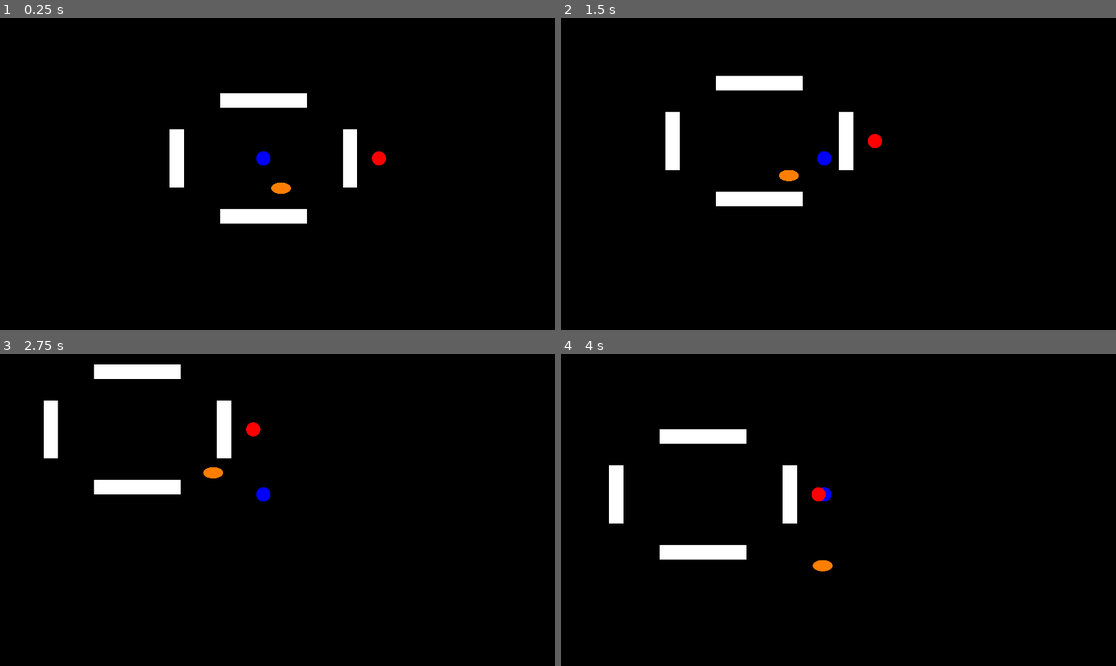
Above: before the commit, frames 1-4 (two rows, left to right).
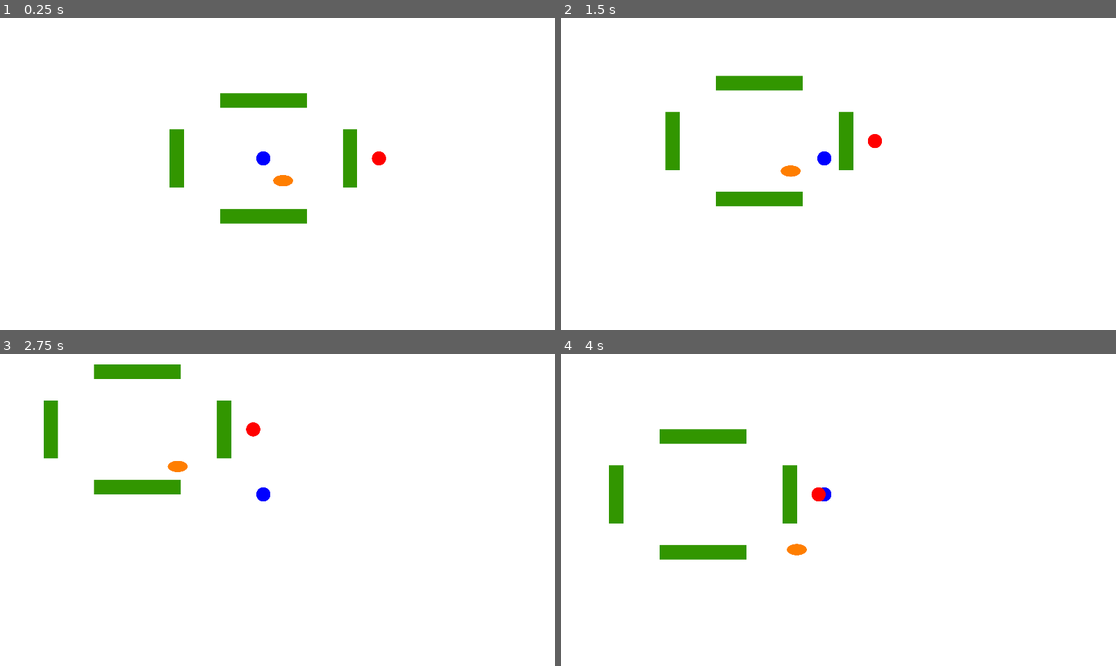
Above: after the commit, the same moments.

Repository: pt50hgm/DogMaze
Game: Godot game, scene res://Scenes/Game Scenes/Main.tscn
Two runs of this game, one before a commit and one after it. Both use one fixed random seed, a clock stepped at 60 frames per second and the inputs below.
Inputs (mouse positions are in pixels of both pictures, inside the frame that each line leads up to):
- Up to frame 1 (0.25 s): no input
- Up to frame 2 (1.5 s): move the mouse to (960, 158) at 0.52 s; hold Right (right) 0.53-1.28 s; move the mouse to (727, 189) at 1.27 s; hold Down (down) from 1.28 s (still down)
- Up to frame 3 (2.75 s): move the mouse to (333, 441) at 2.02 s; release Down (down) at 2.03 s; hold Right (right) from 2.03 s (still down)
- Up to frame 4 (4 s): move the mouse to (810, 572) at 2.77 s; release Right (right) at 2.78 s; hold W (up) 2.78-3.53 s; move the mouse to (1005, 556) at 3.52 s; hold A (left) from 3.53 s (still down)

The runs differ from the first frame. In frame 1, 100% of the frame differs, in the area x 0-100%, y 0-100%; in frame 2, 100%; in frame 3, 100%; in frame 4, 100%.

Commit message:
Lighting
-Implemented Light2D and automated lightocclusion for obstacles

Diff:
--- a/Scenes/Game Scenes/Main.tscn
+++ b/Scenes/Game Scenes/Main.tscn
@@ -8,17 +8,21 @@
 [ext_resource path="res://Scripts/NavPoly.gd" type="Script" id=6]
 
 [sub_resource type="NavigationPolygon" id=1]
-vertices = PoolVector2Array( 200, 275, 225, 150, 375, 150, 1000, 1000, 200, 125, 1000, -1000, 375, -150, 200, -125, 200, -275, 225, -150, -225, 150, -225, -150, -200, 125, -200, 275, -200, -125, -200, -275, -1000, 1000, -1000, -1000, -375, -150, -375, 150 )
-polygons = [ PoolIntArray( 0, 1, 2, 3 ), PoolIntArray( 1, 0, 4 ), PoolIntArray( 5, 3, 2, 6 ), PoolIntArray( 7, 8, 9, 1 ), PoolIntArray( 7, 1, 4 ), PoolIntArray( 10, 11, 12, 13 ), PoolIntArray( 14, 7, 4, 12 ), PoolIntArray( 14, 12, 11 ), PoolIntArray( 15, 14, 11 ), PoolIntArray( 0, 3, 16, 13 ), PoolIntArray( 6, 9, 8, 5 ), PoolIntArray( 17, 5, 8, 15 ), PoolIntArray( 15, 11, 18, 17 ), PoolIntArray( 16, 17, 18, 19 ), PoolIntArray( 13, 16, 19, 10 ) ]
-outlines = [ PoolVector2Array( -1000, -1000, 1000, -1000, 1000, 1000, -1000, 1000 ), PoolVector2Array( -375, -150, -225, -150, -225, 150, -375, 150 ), PoolVector2Array( 225, -150, 375, -150, 375, 150, 225, 150 ), PoolVector2Array( -200, -275, 200, -275, 200, -125, -200, -125 ), PoolVector2Array( -200, 125, 200, 125, 200, 275, -200, 275 ) ]
+vertices = PoolVector2Array( 190, 265, 235, 140, 365, 140, 1000, 1000, 190, 135, 1000, -1000, 365, -140, 190, -135, 190, -265, 235, -140, -190, -135, -235, 140, -235, -140, -190, 135, -190, 265, -190, -265, -1000, 1000, -1000, -1000, -365, -140, -365, 140 )
+polygons = [ PoolIntArray( 0, 1, 2, 3 ), PoolIntArray( 1, 0, 4 ), PoolIntArray( 5, 3, 2, 6 ), PoolIntArray( 7, 8, 9, 1 ), PoolIntArray( 7, 1, 4, 10 ), PoolIntArray( 11, 12, 13, 14 ), PoolIntArray( 10, 4, 13, 12 ), PoolIntArray( 15, 10, 12 ), PoolIntArray( 0, 3, 16, 14 ), PoolIntArray( 6, 9, 8, 5 ), PoolIntArray( 17, 5, 8, 15 ), PoolIntArray( 15, 12, 18, 17 ), PoolIntArray( 16, 17, 18, 19 ), PoolIntArray( 14, 16, 19, 11 ) ]
+outlines = [ PoolVector2Array( -1000, -1000, 1000, -1000, 1000, 1000, -1000, 1000 ), PoolVector2Array( -365, -140, -235, -140, -235, 140, -365, 140 ), PoolVector2Array( 235, -140, 365, -140, 365, 140, 235, 140 ), PoolVector2Array( -190, -265, 190, -265, 190, -135, -190, -135 ), PoolVector2Array( -190, 135, 190, 135, 190, 265, -190, 265 ) ]
 
 [node name="Main" type="Node2D"]
 
 [node name="Maze" type="Node2D" parent="."]
 
 [node name="Background" type="Sprite" parent="Maze"]
-self_modulate = Color( 0, 0, 0, 1 )
-position = Vector2( -20, 17 )
+modulate = Color( 0, 0, 0, 1 )
+scale = Vector2( 100, 100 )
+z_index = -100
+texture = ExtResource( 1 )
+
+[node name="Floor" type="Sprite" parent="Maze"]
 scale = Vector2( 100, 100 )
 texture = ExtResource( 1 )
 
@@ -57,3 +61,9 @@
 
 [node name="Mimic" parent="Mimic Manager" instance=ExtResource( 5 )]
 position = Vector2( 400, 0 )
+
+[node name="TextureRect" type="TextureRect" parent="."]
+visible = false
+margin_right = 40.0
+margin_bottom = 40.0
+texture = ExtResource( 1 )
--- a/Scenes/Objects/Obstacle.tscn
+++ b/Scenes/Objects/Obstacle.tscn
@@ -1,9 +1,12 @@
-[gd_scene load_steps=4 format=2]
+[gd_scene load_steps=5 format=2]
 
 [ext_resource path="res://Sprites/Placeholders/Rect.png" type="Texture" id=1]
 [ext_resource path="res://Scripts/Obstacle.gd" type="Script" id=2]
 
-[sub_resource type="RectangleShape2D" id=1]
+[sub_resource type="OccluderPolygon2D" id=4]
+polygon = PoolVector2Array( -40, -40, 40, -40, 40, 40, -40, 40 )
+
+[sub_resource type="RectangleShape2D" id=3]
 extents = Vector2( 50, 50 )
 
 [node name="Obstacle" type="Node2D"]
@@ -13,9 +16,13 @@
 height = 100.0
 
 [node name="Sprite" type="Sprite" parent="."]
+modulate = Color( 0.196078, 0.588235, 0, 1 )
 texture = ExtResource( 1 )
+
+[node name="LightOccluder2D" type="LightOccluder2D" parent="."]
+occluder = SubResource( 4 )
 
 [node name="StaticBody2D" type="StaticBody2D" parent="."]
 
 [node name="CollisionShape2D" type="CollisionShape2D" parent="StaticBody2D"]
-shape = SubResource( 1 )
+shape = SubResource( 3 )
--- a/Scenes/Objects/Player.tscn
+++ b/Scenes/Objects/Player.tscn
@@ -1,8 +1,8 @@
-[gd_scene load_steps=5 format=2]
+[gd_scene load_steps=6 format=2]
 
 [ext_resource path="res://Sprites/Placeholders/Ellipse.png" type="Texture" id=1]
 [ext_resource path="res://Scripts/Player.gd" type="Script" id=2]
-
+[ext_resource path="res://Sprites/Placeholders/Flashlight.png" type="Texture" id=3]
 
 [sub_resource type="SpriteFrames" id=1]
 animations = [ {
@@ -29,3 +29,13 @@
 
 [node name="CollisionShape2D" type="CollisionShape2D" parent="."]
 shape = SubResource( 2 )
+
+[node name="Light2D" type="Light2D" parent="."]
+visible = false
+texture = ExtResource( 3 )
+color = Color( 1, 1, 1, 0.588235 )
+mode = 3
+range_z_min = -10
+range_z_max = 10
+shadow_enabled = true
+shadow_color = Color( 1, 0.780392, 0.027451, 0 )
--- a/Scripts/NavPoly.gd
+++ b/Scripts/NavPoly.gd
@@ -7,16 +7,17 @@
 # var b = "text"
 
 func set_nav_poly():
+	var margin = 40.0
 	var polygon = NavigationPolygon.new()
 	var size = 1000.0
 	var vertices = [
 		Vector2(-size, -size), Vector2(size, -size),
 		Vector2(size, size), Vector2(-size, size)]
 	polygon.add_outline(PoolVector2Array(vertices))
-	var obstacleList = get_children()
+	var obstacleList = $"Obstacle Manager".get_children()
 	for obstacle in obstacleList:
 		vertices = []
-		for pos in obstacle.get_corner_pos():
+		for pos in obstacle.get_corner_pos(margin):
 			vertices.push_back(pos)
 		polygon.add_outline(PoolVector2Array(vertices))
 	polygon.make_polygons_from_outlines()
--- a/Scripts/Obstacle.gd
+++ b/Scripts/Obstacle.gd
@@ -14,22 +14,32 @@
 	height = value
 	resize_sprite_collision()
 func resize_sprite_collision() -> void:
-	if has_node("Sprite") and has_node("StaticBody2D/CollisionShape2D"):
+	if has_node("Sprite") and has_node("StaticBody2D/CollisionShape2D") and has_node("LightOccluder2D"):
 		$Sprite.scale = Vector2(width, height) / 100.0
 		$StaticBody2D/CollisionShape2D.scale = Vector2(width, height) / 100.0
+		var occluder : OccluderPolygon2D = OccluderPolygon2D.new()
+		occluder.polygon = PoolVector2Array(get_corner_relative_pos(-10))
+		$LightOccluder2D.occluder = occluder
 		if get_parent() != null:
-			get_parent().set_nav_poly()
+			var navPoly = get_parent().get_parent()
+			if navPoly != null:
+				navPoly.set_nav_poly()
 
 # Declare member variables here. Examples:
 # var a = 2
 # var b = "text"
 
-func get_corner_pos():
+func get_corner_relative_pos(margin : float):
+	var corners = get_corner_pos(margin)
+	for i in range(corners.size()):
+		corners[i] -= position
+	return corners
+
+func get_corner_pos(margin : float):
 	var corners = []
 	for m in [[-1, -1], [1, -1], [1, 1], [-1, 1]]:
 		var mx = m[0]
 		var my = m[1]
-		var margin = 50
 		corners.push_back(Vector2(
 			position.x + (width*0.5 + margin) * mx,
 			position.y + (height*0.5 + margin) * my))
--- a/Scripts/Player.gd
+++ b/Scripts/Player.gd
@@ -19,3 +19,4 @@
 func _physics_process(delta):
 	get_input()
 	move_and_slide(velocity)
+	get_global_mouse_position()
Binary file added: Sprites/Placeholders/Flashlight.png
Not shown, added: Sprites/Placeholders/Flashlight.png.import
Binary file added: Sprites/Placeholders/circle.png
Not shown, added: Sprites/Placeholders/circle.png.import
